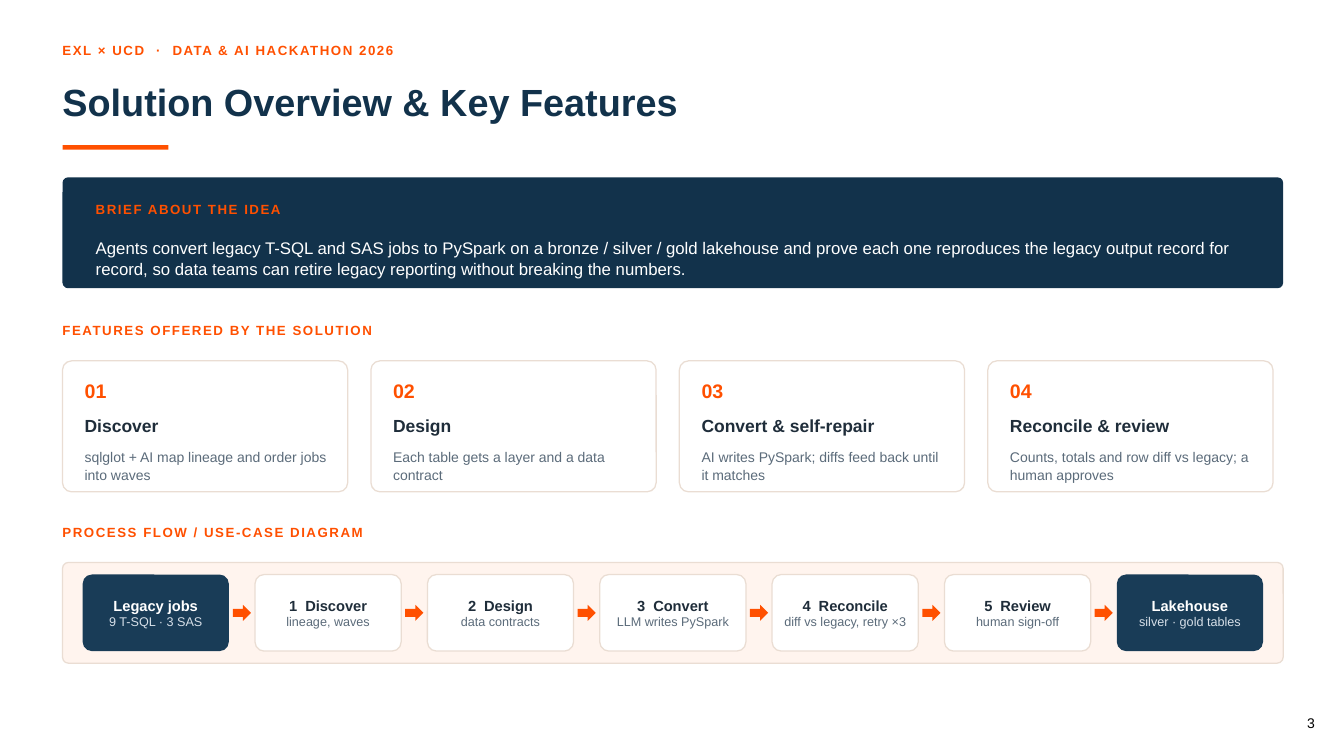
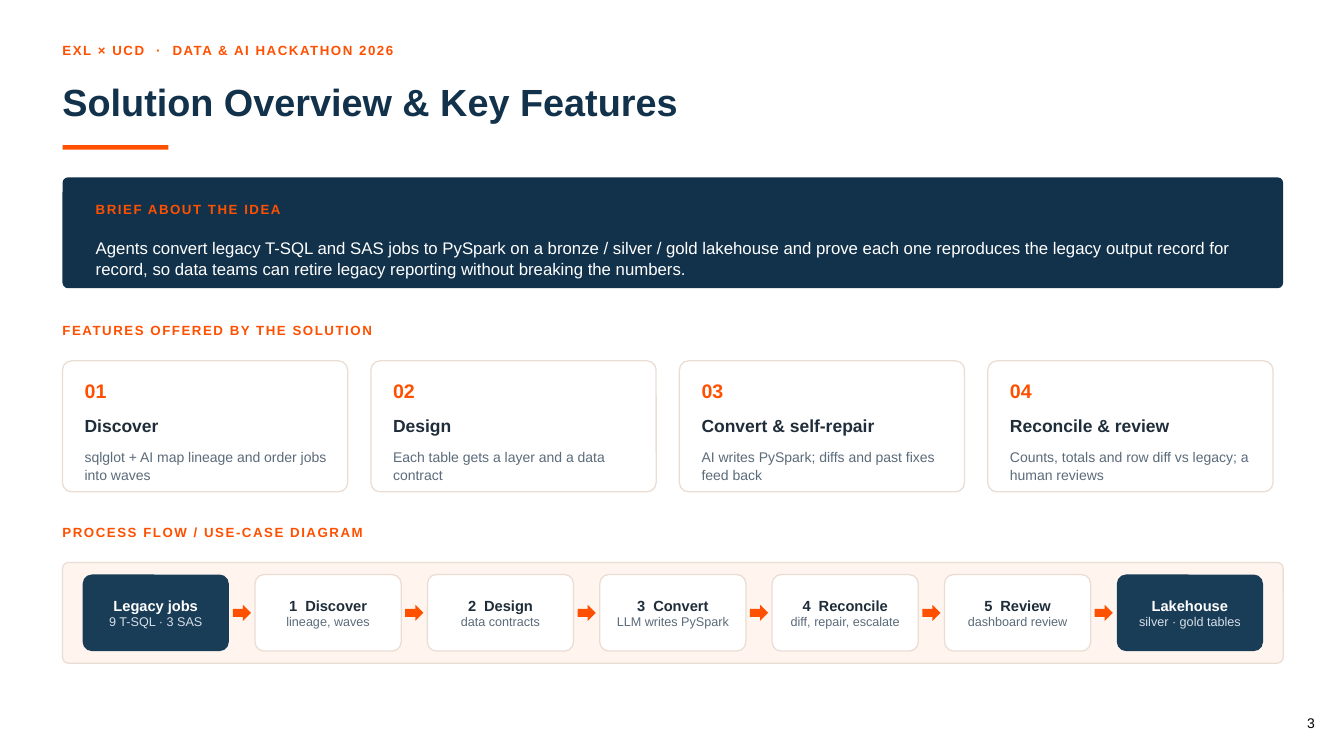
Before and after one commit to SowmyaRadhakrishnan277/EXL-Agentic-Hackathon, a slide deck: slide 3 of docs/EXL_UCD_Challenge03_Agentic_Migration_Factory_Submission.pptx. Drawn at 1344x756 pixels with LibreOffice and Linux fonts; fonts in the diff are those of the drawing; background and template pictures are left out. Boxes give left, top, right and bottom in pixels: in the first picture for what was removed or moved away, otherwise in the second. Text is boxed around its words. In the diff, an @@ line names an element or a change of style, - is before the commit and + after.

```diff
--- a/docs/EXL_UCD_Challenge03_Agentic_Migration_Factory_Submission.pptx
+++ b/docs/EXL_UCD_Challenge03_Agentic_Migration_Factory_Submission.pptx
@@ text at (702, 452, 935, 480): text changed @@
-AI writes PySpark; diffs feed back until it matches
+AI writes PySpark; diffs and past fixes feed back
@@ text at (1010, 452, 1249, 480): text changed @@
-Counts, totals and row diff vs legacy; a human approves
+Counts, totals and row diff vs legacy; a human reviews
@@ text in rounded rectangle at (791, 617, 900, 629): text changed @@
-diff vs legacy, retry ×3
+diff, repair, escalate
@@ text in rounded rectangle at (968, 617, 1067, 626): text changed @@
-human sign-off
+dashboard review
```
Also in this commit, not shown: 5 other slides changed.
